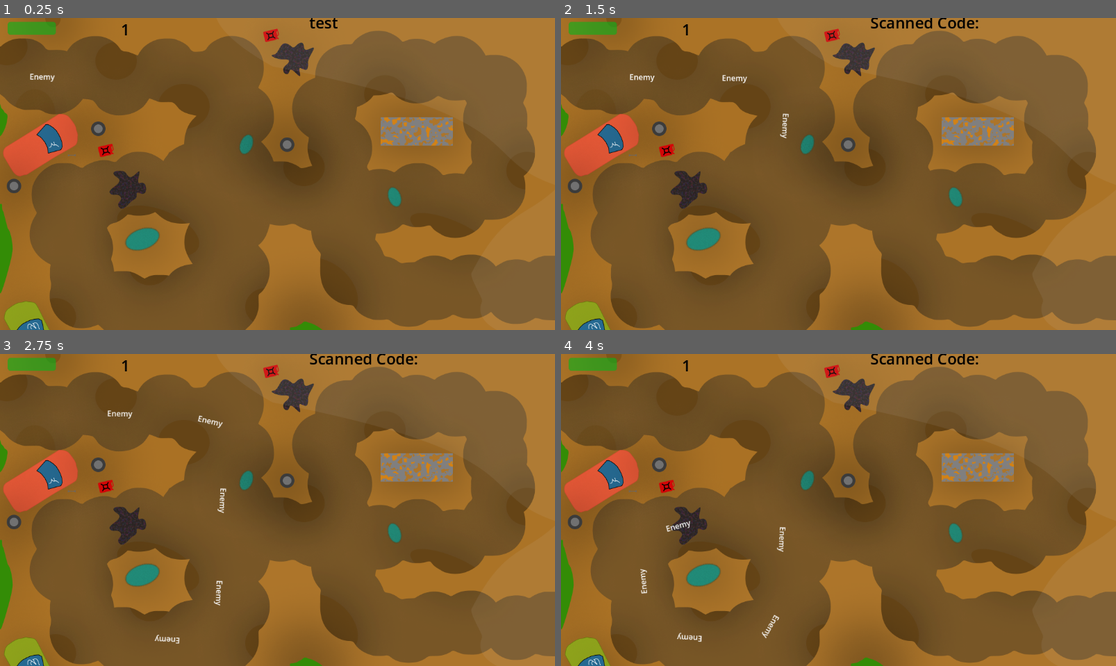
Above: before the commit, frames 1-4 (two rows, left to right).
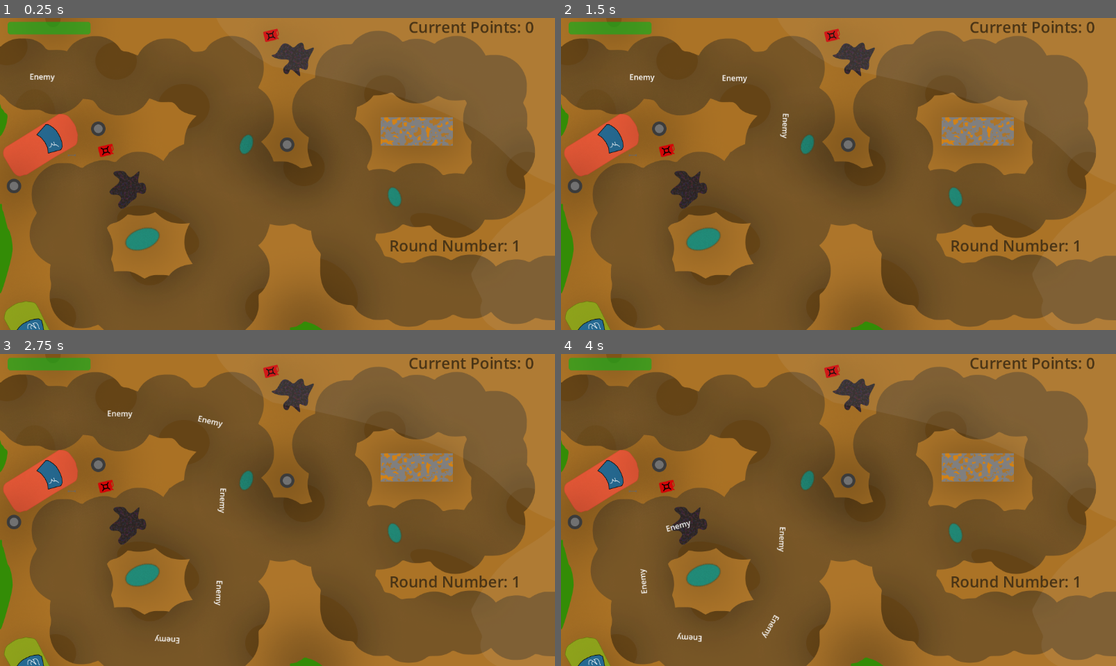
Above: after the commit, the same moments.

Repository: Nils1024/campfire-flagship
Game: Godot game, scene res://test.tscn
Same seed, same stepped clock (60 frames per second), same inputs: the game is played once before the commit and once after it.
Inputs:
- Up to frame 1 (0.25 s): no input
- Up to frame 2 (1.5 s): tap Enter at 0.5, 0.6 s; tap Keypad Enter at 0.8, 1.35 s; tap Space at 1.25 s
- Up to frame 3 (2.75 s): tap Enter at 1.55, 2.1 s; tap Keypad Enter at 2.3 s
- Up to frame 4 (4 s): tap Keypad Enter at 2.85, 3.8 s; tap Enter at 3.05, 3.6 s

The runs differ from the first frame. In frame 1, 1.0% of the frame differs, in the area x 1-97%, y 0-75%; in frame 2, 1.2%; in frame 3, 1.2%; in frame 4, 1.2%.

Commit message:
Shop Rework + Points

Diff:
--- a/Scripts/GlobalData.gd
+++ b/Scripts/GlobalData.gd
@@ -5,6 +5,8 @@
 var child_count := spawn_amount
 var health := 10.0
 
+var points := 0
+
 # Called when the node enters the scene tree for the first time.
 func next_round():
 	roundnum += 1
--- a/Scripts/barcode.gd
+++ b/Scripts/barcode.gd
@@ -35,7 +35,8 @@
 	$HealthBar.max_value = GlobalData.health
 
 func _physics_process(delta):
-	$roundnum.text = str(GlobalData.roundnum)
+	$roundnum.text = "Round Number: " + str(GlobalData.roundnum)
+	$CurrentPoints.text = "Current Points: " + str(GlobalData.points)
 
 func _input(event: InputEvent) -> void:
 	if event is InputEventKey and event.pressed:
@@ -60,7 +61,6 @@
 			codes_on_reload.erase(barcode)
 			break
 
-	$Label.text = "Scanned Code: %s" %barcode
 	await get_tree().create_timer(.01).timeout
 	# Do whatever you want with the barcode here
 
@@ -72,10 +72,12 @@
 	color_rect.color = original_color
 
 func remove_effect(tower):
+
+
 	tower.remove_children()
 
 
-
+#end of screen
 func _on_end_area_area_entered(area: Area2D) -> void:
 	GlobalData.child_count -= 1
 	GlobalData.health -= 1.0
--- a/Scripts/shopmanager.gd
+++ b/Scripts/shopmanager.gd
@@ -5,7 +5,7 @@
 var reloadtime : float = 1.0
 var towerRadius : float = 1.0
 var strenght : float = 1.0
-var points : float = 0.0
+
 
 enum barcodeState {
 	WAITING_FOR_TOWER,
@@ -42,10 +42,10 @@
 				print("Invalid tower barcode.")
 
 func is_valid_powerup(barcode: String) -> bool:
-	if points > 5.0:
-		match barcode:
-			"FasterReload", "BiggerRadius", "MorePower", "2xPoints":
-				return true
+
+	match barcode:
+		"FasterReload", "BiggerRadius", "MorePower", "2xPoints":
+			return true
 	return false
 
 
@@ -55,20 +55,36 @@
 			return true
 	return false
 
+var fastreloadprice := 5
+var biggerradiusprice := 5
+var morepowerprice := 5
+var twoxpointsprice := 15
 
 func apply_powerup_to_tower(powerup: String, tower: String) -> void:
 	print("Applying ", powerup, " to ", tower)
 
 	match powerup:
 		"FasterReload":
-			if reloadtime != 0.1:
-				reloadtime = reloadtime - 0.1
+			if GlobalData.points >= fastreloadprice:
+				GlobalData.points =- fastreloadprice
+				fastreloadprice *= 2
+				if reloadtime != 0.1:
+					reloadtime = reloadtime - 0.1
 		"BiggerRadius":
-			towerRadius += .5
+			if GlobalData.points >= biggerradiusprice:
+				GlobalData.points =- biggerradiusprice
+				biggerradiusprice *= 2
+				towerRadius += .5
 		"MorePower":
-			strenght += 1
+			if GlobalData.points >= morepowerprice:
+				GlobalData.points =- morepowerprice
+				morepowerprice *= 2
+				strenght += 1
 		"2xPoints":
-			multiplier *= 2
+			if GlobalData.points >= twoxpointsprice:
+				GlobalData.points =- twoxpointsprice
+				twoxpointsprice *= 2
+				multiplier *= 2
 
 
 func reset_scan_state():
--- a/Scripts/tower.gd
+++ b/Scripts/tower.gd
@@ -12,11 +12,13 @@
 func _on_area_area_exited(area: Area2D) -> void:
 	var enemy = area.get_parent()
 	if enemy.is_in_group("Enemy"):
-		Shop.points += 1.0
+
 		children.erase(enemy)
 
 func remove_children():
 	for child in children:
 		GlobalData.child_count -= 1
+		var amount = 1 * Shop.multiplier
+		GlobalData.points += amount
 		child.queue_free()
 	children.clear()
--- a/test.tscn
+++ b/test.tscn
@@ -19,14 +19,14 @@
 texture = ExtResource("2_8uh7m")
 script = ExtResource("3_g14j6")
 
-[node name="Label" type="Label" parent="." unique_id=577376686]
-offset_left = 642.0
-offset_top = -13.0
-offset_right = 1149.0
-offset_bottom = 87.0
-theme_override_colors/font_color = Color(0, 0, 0, 1)
+[node name="CurrentPoints" type="Label" parent="." unique_id=577376686]
+offset_left = 848.0
+offset_top = -4.0
+offset_right = 1152.0
+offset_bottom = 42.0
+theme_override_colors/font_color = Color(0.28627452, 0.20392157, 0.08627451, 1)
 theme_override_font_sizes/font_size = 32
-text = "test"
+text = "Current Points:"
 
 [node name="test-folder" type="Node2D" parent="." unique_id=1503814230]
 
@@ -49,13 +49,13 @@
 script = ExtResource("5_g14j6")
 
 [node name="roundnum" type="Label" parent="." unique_id=261485593]
-offset_left = 251.0
-offset_top = 1.0
-offset_right = 758.0
-offset_bottom = 101.0
-theme_override_colors/font_color = Color(0, 0, 0, 1)
+offset_left = 808.0
+offset_top = 450.0
+offset_right = 1315.0
+offset_bottom = 550.0
+theme_override_colors/font_color = Color(0.28558564, 0.20405293, 0.08847242, 1)
 theme_override_font_sizes/font_size = 32
-text = "test"
+text = "Round Number"
 
 [node name="EndArea" type="Area2D" parent="." unique_id=1183355282]
 
@@ -69,8 +69,8 @@
 custom_minimum_size = Vector2(100, 0)
 offset_left = 16.0
 offset_top = 8.0
-offset_right = 116.0
-offset_bottom = 35.0
+offset_right = 188.0
+offset_bottom = 34.0
 step = 1.0
 value = 100.0
 show_percentage = false
Not shown, changed: README.md
